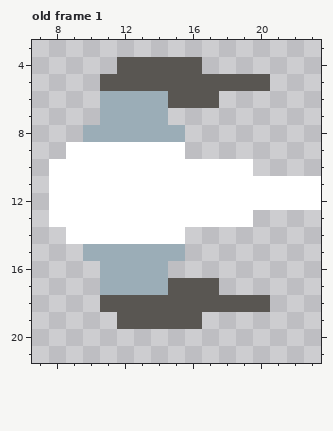
Pixel-art file -- resources/scout.aseprite. Above, as it was before the edit.
24x24 pixels, 5 frames. Shown: old frame 1: x 7..23, y 3..21. The commit also changed other frames, which this record leaves out.
After the commit:
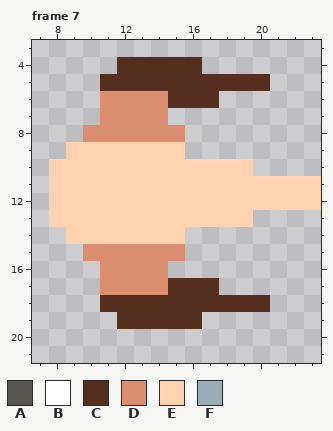
Palette (. is transparent): A #595652  B #ffffff  C #552e20  D #db8d72  E #ffd3b1  F #9badb7
A new or re-ordered frame is compared with the old frame closest to it.
Change:
frames 5 -> 7
Changed rows in their new state; - is an unchanged pixel.
Frame 7 is new; against old frame 1:
first column x 8:
 4 ----CCCCC-------
 5 ---CCCCCCCCCC---
 6 ---DDDDCCC------
 7 ---DDDD---------
 8 --DDDDDD--------
 9 -EEEEEEE--------
10 EEEEEEEEEEEE----
11 EEEEEEEEEEEEEEEE
12 EEEEEEEEEEEEEEEE
13 EEEEEEEEEEEE----
14 -EEEEEEE--------
15 --DDDDDD--------
16 ---DDDD---------
17 ---DDDDCCC------
18 ---CCCCCCCCCC---
19 ----CCCCC-------
Where, in picture pixels (left, top, right, bottom), the same in both pictures:
changed: (49, 57, 321, 329)
